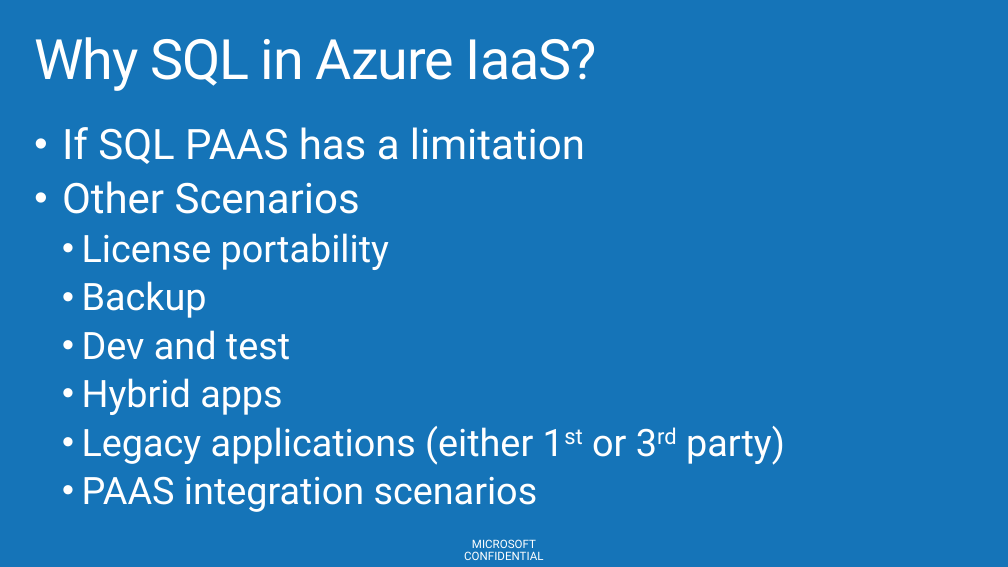
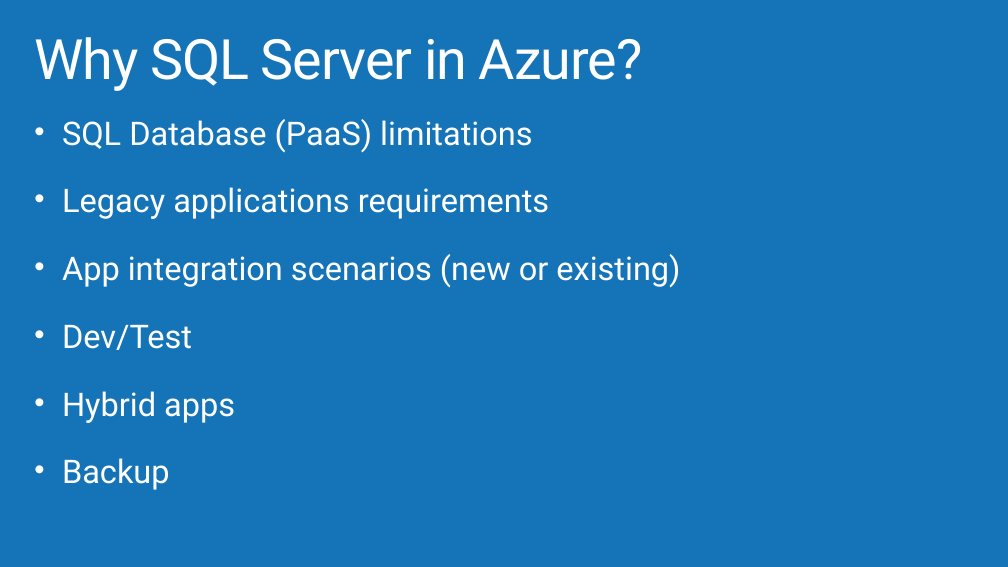
Before and after one commit to AzureCAT-GSI/SAP-on-Azure, a slide deck: slide 14 of SAP-on-Azure-Workshop-multi-day-/Presentations/Architecting VM Hybrid Solutions.pptx (slide 24 before the commit). Drawn at 1008x567 pixels with LibreOffice and Linux fonts; fonts in the diff are those of the drawing; background and template pictures are left out. Boxes give left, top, right and bottom in pixels: in the first picture for what was removed or moved away, otherwise in the second. Text is boxed around its words. In the diff, an @@ line names an element or a change of style, - is before the commit and + after.

```diff
--- a/SAP-on-Azure-Workshop-multi-day-/Presentations/Architecting VM Hybrid Solutions.pptx
+++ b/SAP-on-Azure-Workshop-multi-day-/Presentations/Architecting VM Hybrid Solutions.pptx
@@ title at [34,37,643,91]: text changed @@
-Why SQL in Azure IaaS?
+Why SQL Server in Azure?
@@ text at [62,119,680,423]: text changed; size 40 to 31 pt @@
-• If SQL PAAS has a limitation
-• Other Scenarios
-  • License portability
+• SQL Database (PaaS) limitations
+• Legacy applications requirements
+• App integration scenarios (new or existing)
+• Dev/Test
+• Hybrid apps
@@ text at [82,330,785,512]: paragraphs removed @@
-  • Dev and test
-  • Hybrid apps
-  • Legacy applications (either 1st or 3rd party)
-  • PAAS integration scenarios
@@ text at [62,458,170,490]: size 36 to 31 pt in "Backup"; list level 2 to 1 in "Backup"; line spacing 0.9 to 0.7 @@
@@ text removed at [464,539,543,560] @@
-MICROSOFT CONFIDENTIAL
```
Also in this commit, not shown: 41 other slides changed, 13 slides added, 19 slides removed.
